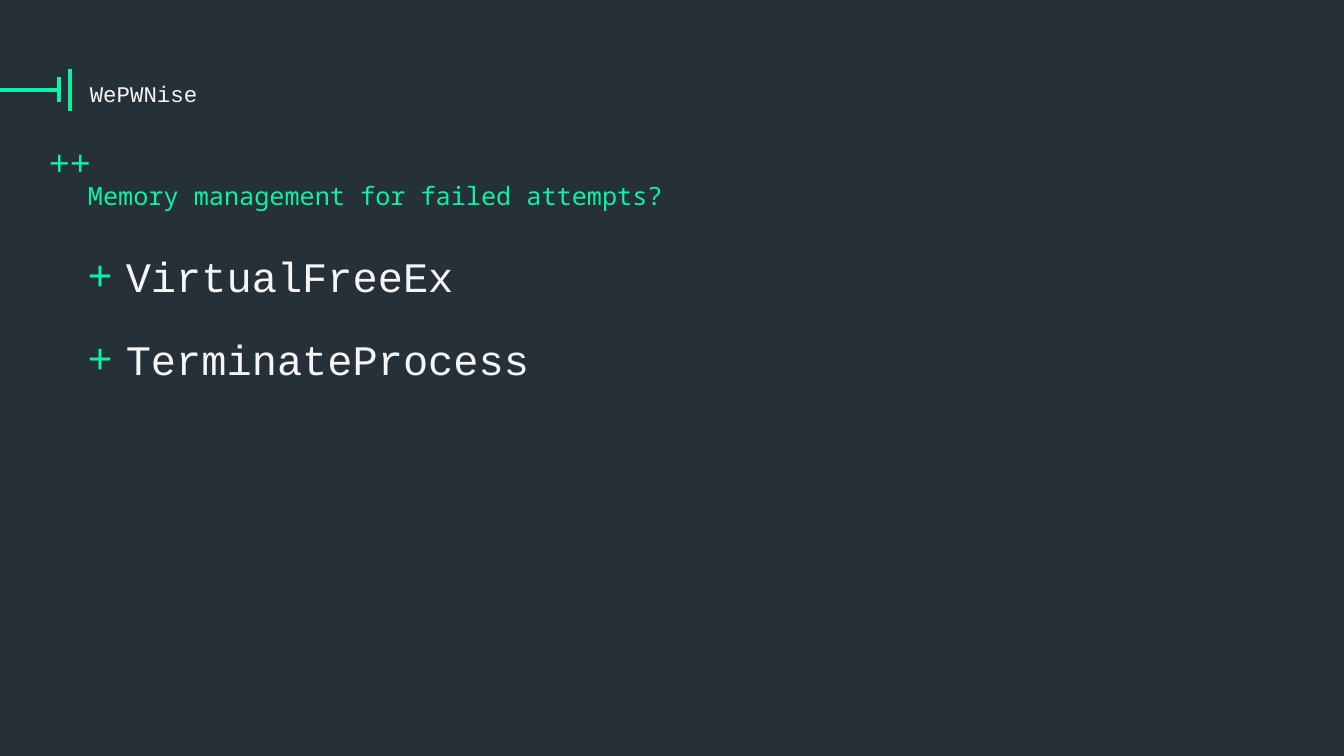
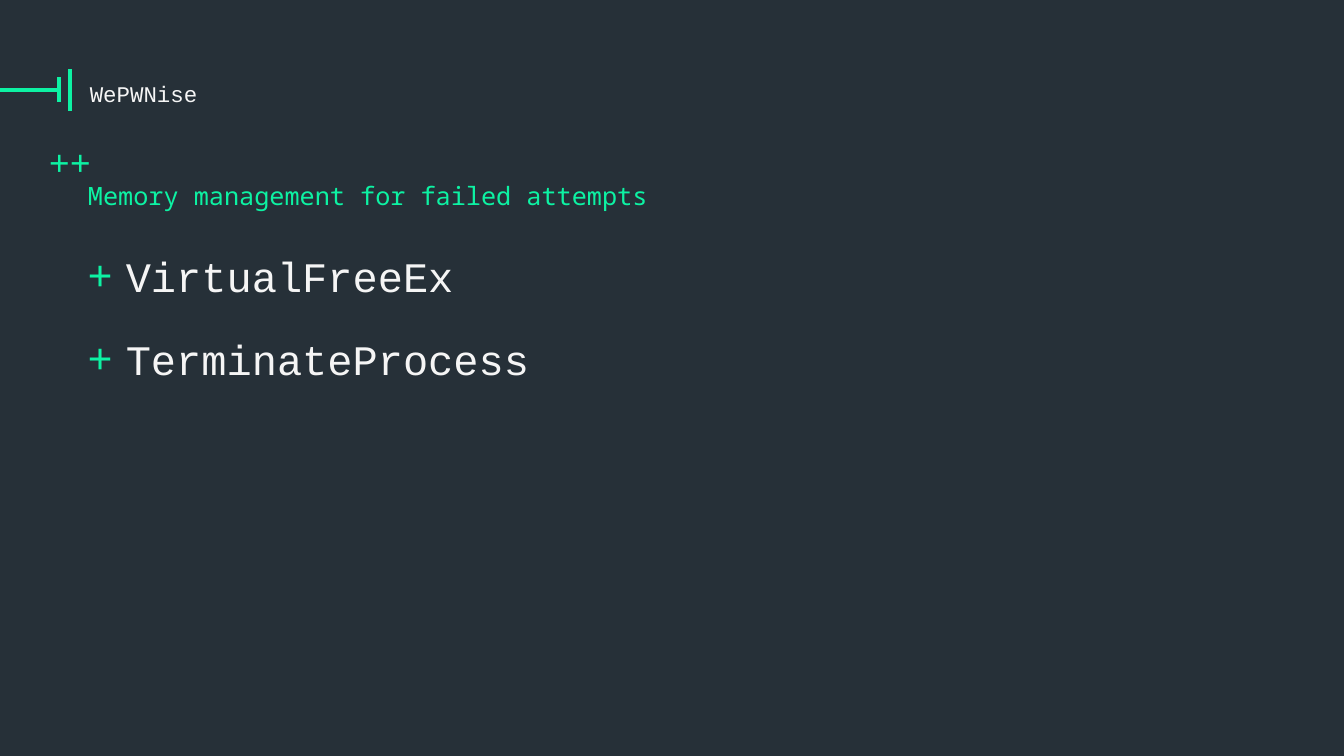
Before and after one commit to vysec/wepwnise-presentation, a slide deck: slide 30 of one-template-to-rule-them-all-v1.8.pptx (slide 31 before the commit). Drawn at 1344x756 pixels with LibreOffice and Linux fonts; fonts in the diff are those of the drawing; background and template pictures are left out. Boxes give left, top, right and bottom in pixels: in the first picture for what was removed or moved away, otherwise in the second. Text is boxed around its words. In the diff, an @@ line names an element or a change of style, - is before the commit and + after.

```diff
--- a/one-template-to-rule-them-all-v1.8.pptx
+++ b/one-template-to-rule-them-all-v1.8.pptx
@@ text at <box>88,185,647,211</box>: text changed @@
-Memory management for failed attempts?
+Memory management for failed attempts
```
Also in this commit, not shown: 12 other slides changed, 1 slide added, 3 slides removed.
